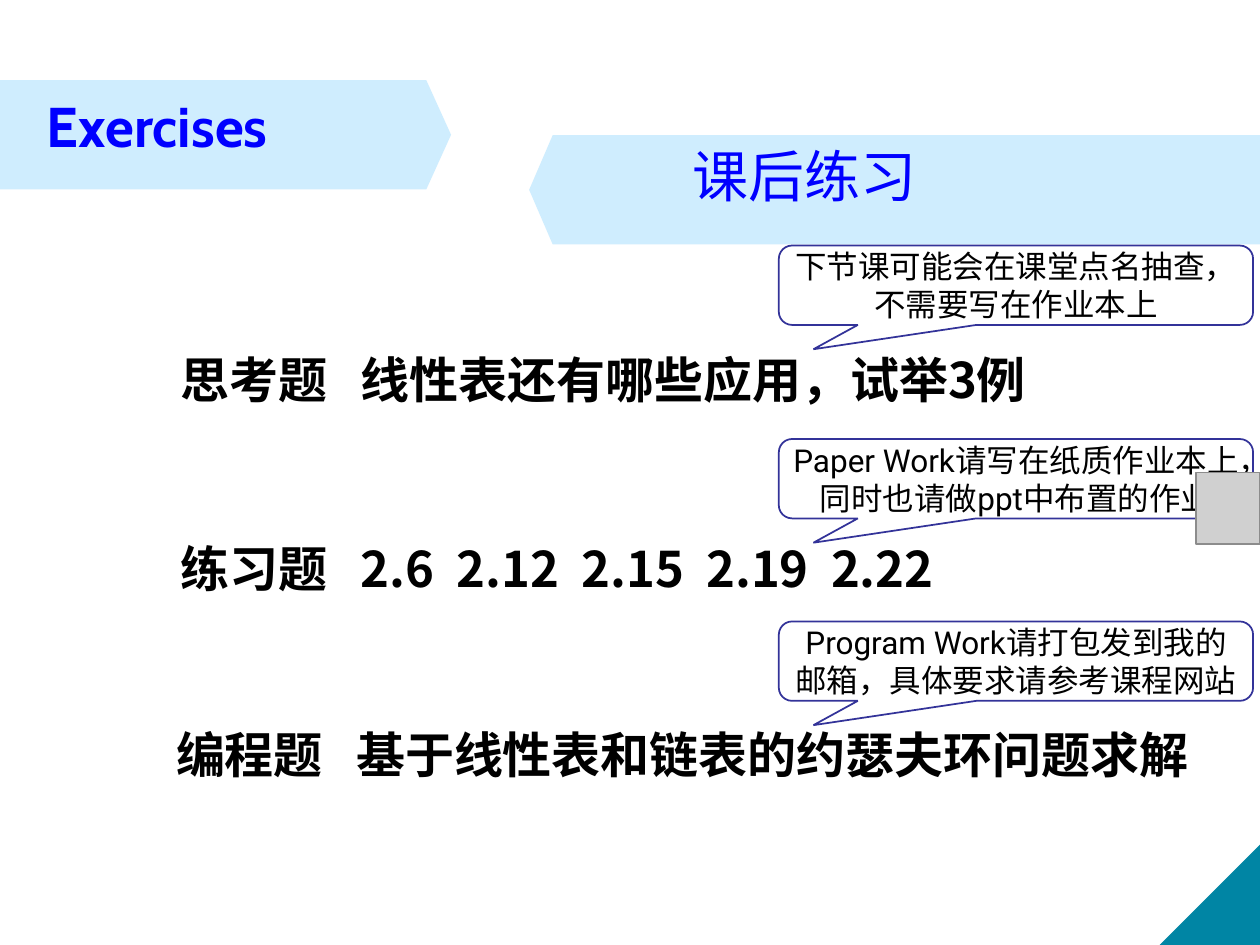
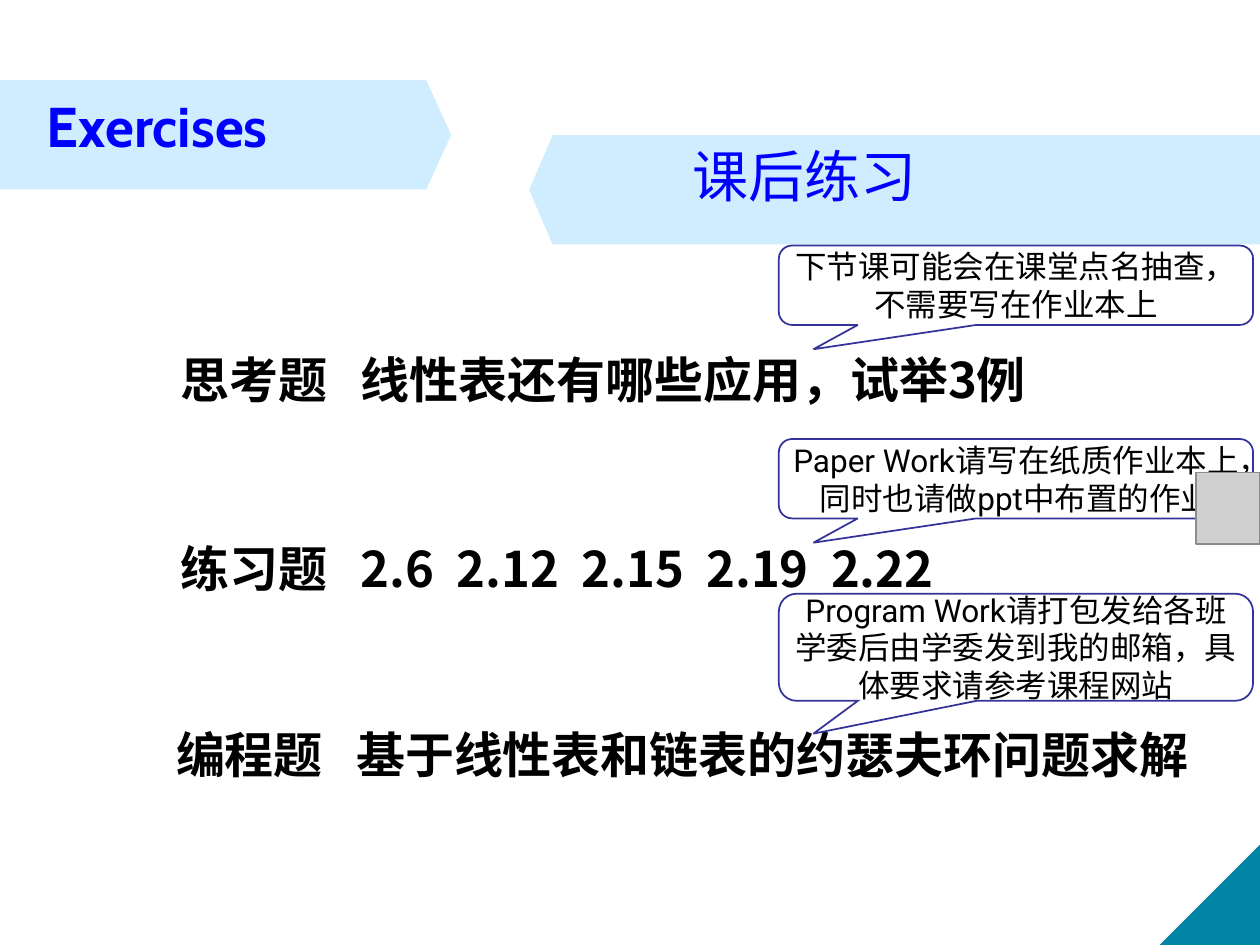
Before and after one commit to XinweiJiang/xinweijiang.github.io, a slide deck: slide 131 of course/ds-a/ds-a-ch2.pptx. Drawn at 1260x945 pixels with LibreOffice and Linux fonts; fonts in the diff are those of the drawing; grey boxes stand for pictures. Boxes give left, top, right and bottom in pixels: in the first picture for what was removed or moved away, otherwise in the second. Text is boxed around its words. In the diff, an @@ line names an element or a change of style, - is before the commit and + after.

Commit message:
333

```diff
--- a/course/ds-a/ds-a-ch2.pptx
+++ b/course/ds-a/ds-a-ch2.pptx
@@ rounded speech box "Program Work请打包发给各班学委后由学委发到我的邮箱，具体要求请参考课程网站": place and size @@
-rounded speech box "Program Work请打包发给各班学委后由学委发到我的邮箱，具体要求请参考课程网站" at [779,621,1252,701]
+rounded speech box "Program Work请打包发给各班学委后由学委发到我的邮箱，具体要求请参考课程网站" at [779,593,1252,701]
@@ text in rounded speech box at [795,593,1236,706]: text changed @@
-Program Work请打包发到我的邮箱，具体要求请参考课程网站
+Program Work请打包发给各班学委后由学委发到我的邮箱，具体要求请参考课程网站
```
